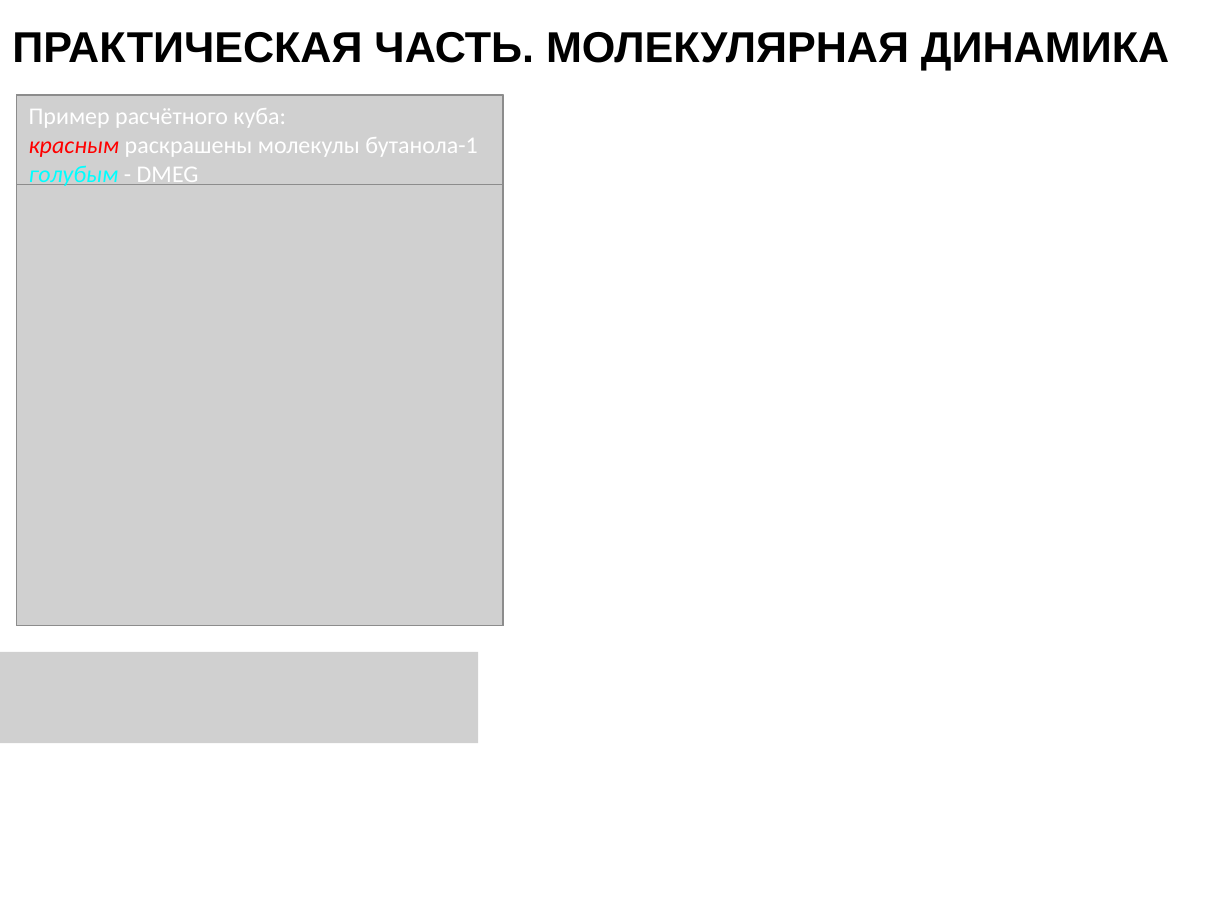
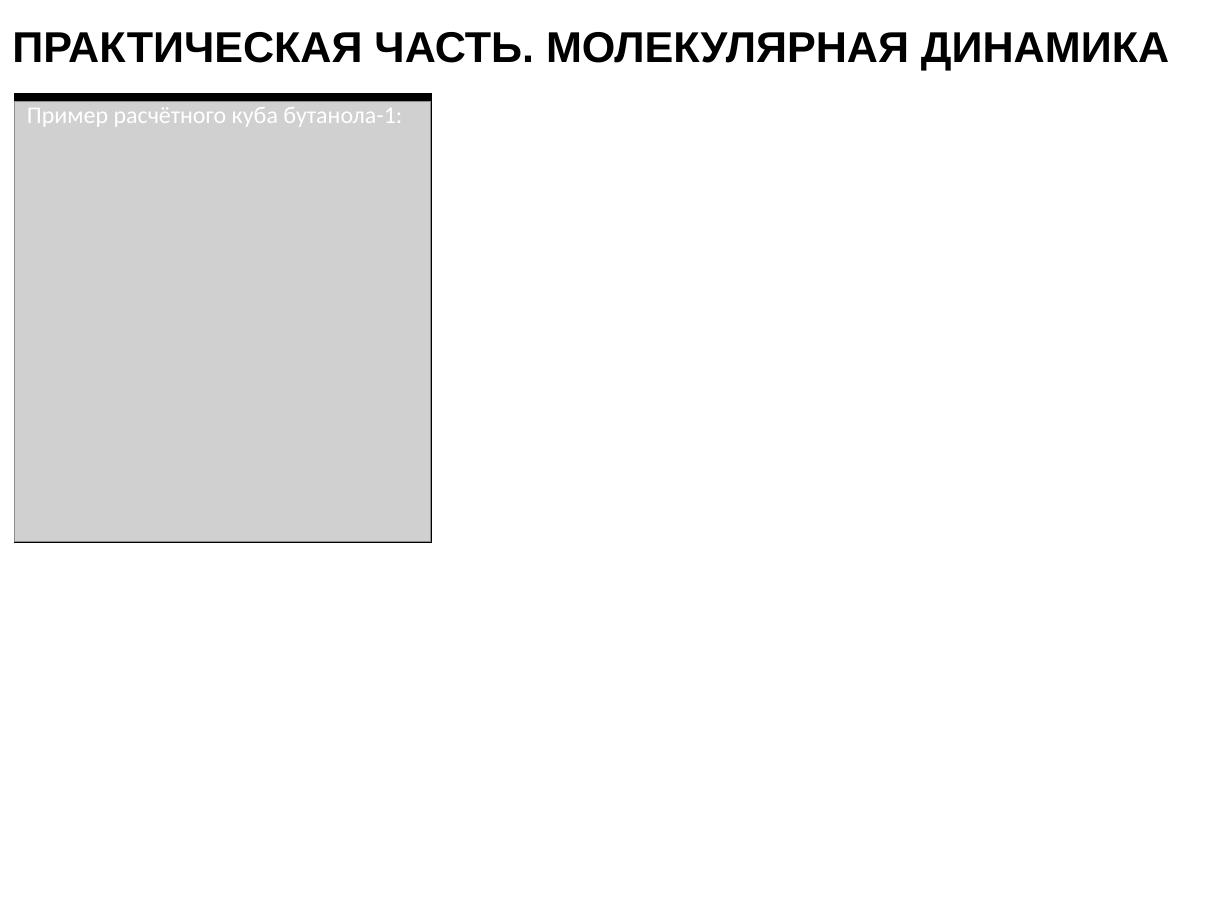
Before and after one commit to EnglishBeach/Diplom-work, a slide deck: slide 8 of Статья/Презентация.pptx (slide 6 before the commit). Drawn at 1232x924 pixels with LibreOffice and Linux fonts; fonts in the diff are those of the drawing; grey boxes stand for pictures. Boxes give left, top, right and bottom in pixels: in the first picture for what was removed or moved away, otherwise in the second. Text is boxed around its words. In the diff, an @@ line names an element or a change of style, - is before the commit and + after.

```diff
--- a/Статья/Презентация.pptx
+++ b/Статья/Презентация.pptx
@@ picture: place and size @@
-picture at bbox=[16, 185, 503, 626]
+picture at bbox=[15, 101, 431, 542]
@@ rectangle added at bbox=[15, 94, 431, 542], fill #000000, outline #000000 1 pt @@
@@ picture removed at bbox=[16, 95, 503, 626] @@
@@ picture removed at bbox=[16, 95, 503, 469] @@
@@ text at bbox=[27, 107, 402, 127]: text changed @@
-Пример расчётного куба:
-красным раскрашены молекулы бутанола-1
-голубым - DMEG
+Пример расчётного куба бутанола-1:
@@ picture removed at bbox=[0, 652, 478, 743] @@
```
Also in this commit, not shown: 5 other slides changed, 2 other files.
